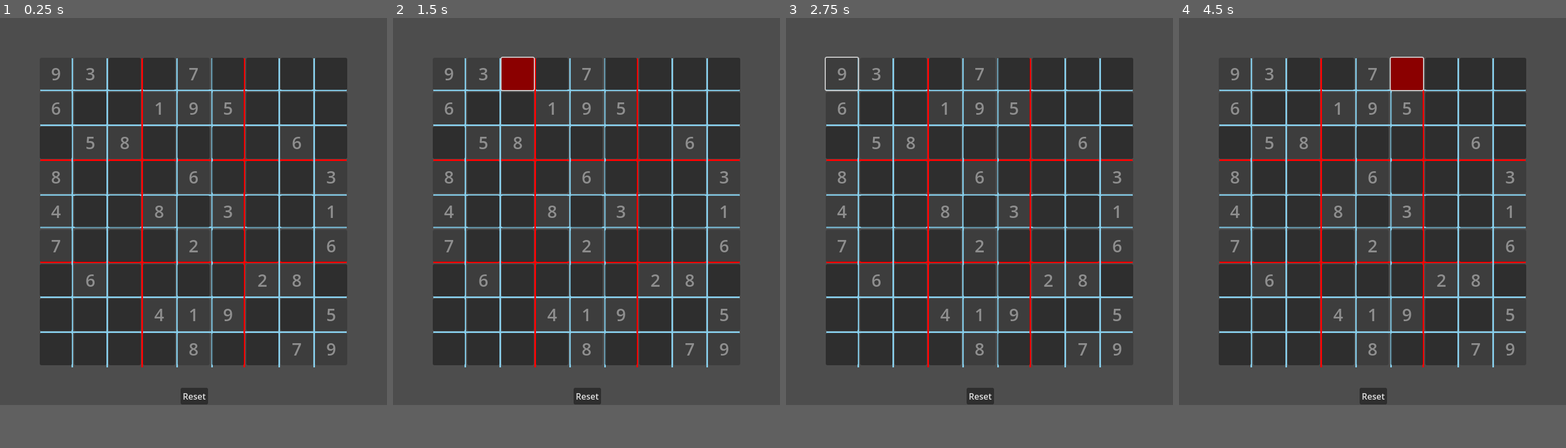
Above: before the commit, frames 1-4 (left to right).
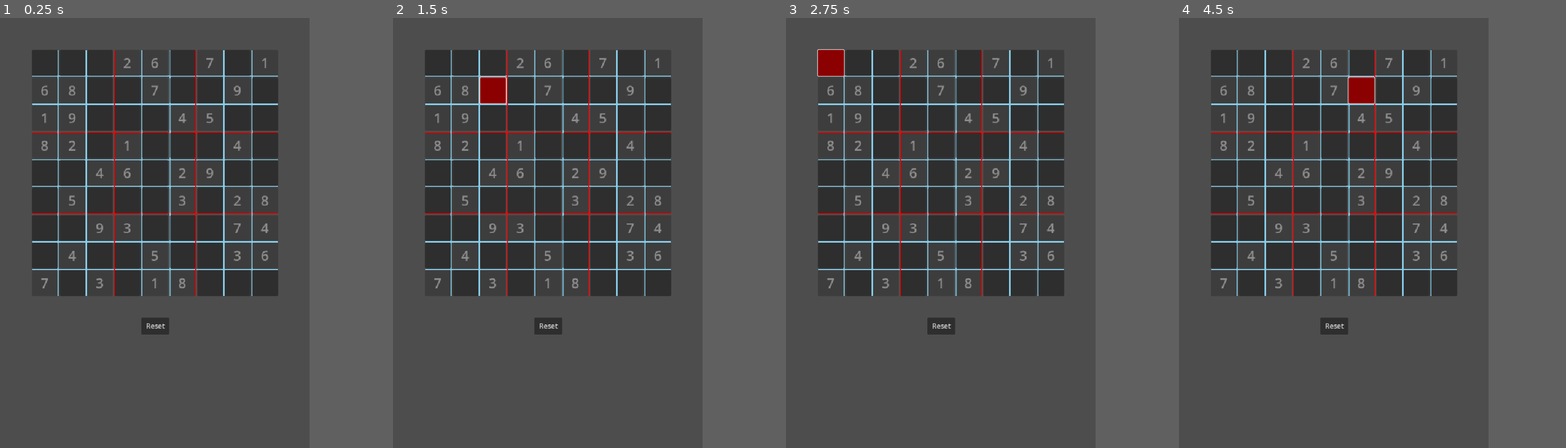
Above: after the commit, the same moments.

Repository: Ercan-Ozturk/sudokuapp
Game: Godot game, scene res://sudoku.tscn
The game is run twice, just before and just after one commit, with the same random seed, the same clock (stepped at 60 frames per second) and the same inputs.
Inputs (mouse positions are in pixels of both pictures, inside the frame that each line leads up to):
- Up to frame 1 (0.25 s): no input
- Up to frame 2 (1.5 s): click "Reset" at 0.5 s; click (516, 73) at 1.27 s
- Up to frame 3 (2.75 s): click (840, 56) at 2.02 s
- Up to frame 4 (4.5 s): click (1337, 73) at 2.77 s; click (1268, 56) at 3.52 s; click (1407, 73) at 4.27 s
In our replay, the window is 720x720 before the commit and 576x800 after it. These sizes can differ from the game's own. Grey fills any space a smaller window leaves; there, only what the larger window draws over its background counts as a difference.

The runs differ from the first frame. In frame 1, 24% of the frame differs, in the area x 8-90%, y 7-90%; in frame 2, 25%; in frame 3, 24%; in frame 4, 25%.

Commit message:
Small UI improvement, randomly chosen matrix and sudoku finish condition

Diff:
--- a/project.godot
+++ b/project.godot
@@ -18,8 +18,9 @@
 [display]
 
 window/size/viewport_width=720
-window/size/viewport_height=720
+window/size/viewport_height=1000
 window/stretch/mode="canvas_items"
+window/handheld/orientation=1
 
 [input]
 
--- a/sudoku.gd
+++ b/sudoku.gd
@@ -1,19 +1,11 @@
 extends Node2D
+
 @onready var grid:GridContainer = $GridContainer
 @onready var resetButton: Button = $Button
 var game_grid = []
+var sudokus_list = Sudokus.new().sudokus
+var matrix = sudokus_list.pick_random()
 
-var matrix = [
-	[9, 3, 0, 0, 7, 0, 0, 0, 0],
-	[6, 0, 0, 1, 9, 5, 0, 0, 0],
-	[0, 5, 8, 0, 0, 0, 0, 6, 0],
-	[8, 0, 0, 0, 6, 0, 0, 0, 3],
-	[4, 0, 0, 8, 0, 3, 0, 0, 1],
-	[7, 0, 0, 0, 2, 0, 0, 0, 6],
-	[0, 6, 0, 0, 0, 0, 2, 8, 0],
-	[0, 0, 0, 4, 1, 9, 0, 0, 5],
-	[0, 0, 0, 0, 8, 0, 0, 7, 9]
-]
 var selectedButton: Vector2i
 
 const SIZE = 9
@@ -21,6 +13,7 @@
 	resetButton.pressed.connect(_onResetGridButtonPressed)
 	populateGrid()
 	_draw()
+
 
 func createButton(val, isInit, pos:Vector2i):
 	if val == 0:
@@ -57,7 +50,7 @@
 				row.append(createButton(matrix[i][j], true, Vector2i(i, j)))
 		game_grid.append(row)
 
-func checkIfValid(row, col, num):
+func placeNumber(row, col, num):
 	for i in range(SIZE):
 		if matrix[i][col] == num:
 			return false
@@ -72,22 +65,21 @@
 			if matrix[i+s_row][j+s_col] == num:
 				return false
 	changeNumber(row, col, num)
+	isSudokuDone()
 	return true
+func isSudokuDone():
+	for i in range(SIZE):
+		for j in range(SIZE):
+			if matrix[i][j] == 0:
+				return
+	$Congrats.text = "Congrats"
+	print("Congrats!")
+
 func changeNumber(row, col, num):
 	game_grid[row][col].text = str(num)
 	matrix[row][col] = num
 func resetGrid():
-	matrix = [
-		[9, 3, 0, 0, 7, 0, 0, 0, 0],
-		[6, 0, 0, 1, 9, 5, 0, 0, 0],
-		[0, 5, 8, 0, 0, 0, 0, 6, 0],
-		[8, 0, 0, 0, 6, 0, 0, 0, 3],
-		[4, 0, 0, 8, 0, 3, 0, 0, 1],
-		[7, 0, 0, 0, 2, 0, 0, 0, 6],
-		[0, 6, 0, 0, 0, 0, 2, 8, 0],
-		[0, 0, 0, 4, 1, 9, 0, 0, 5],
-		[0, 0, 0, 0, 8, 0, 0, 7, 9]
-	]
+	matrix = sudokus_list.pick_random()
 	game_grid = []
 	var children = grid.get_children()
 	for c in children:
@@ -100,6 +92,7 @@
 	const START_X = 75
 	const END_X = 645
 	const START_Y = 65
+	const END_Y = 645
 	const OFFSET = 10
 	const BUTTON_SIZE = 60
 	const VERTICAL_START = 75
@@ -112,17 +105,17 @@
 	draw_line(Vector2(START_X, START_Y + BUTTON_SIZE*7 + OFFSET*3.5), Vector2(END_X, START_Y + BUTTON_SIZE*7 + OFFSET*3.5), Color.SKY_BLUE, 3.0)
 	draw_line(Vector2(START_X, START_Y + BUTTON_SIZE*8 + OFFSET*4), Vector2(END_X, START_Y + BUTTON_SIZE*8 + OFFSET*4), Color.SKY_BLUE, 3.0)
 
-	draw_line(Vector2(START_X + BUTTON_SIZE, VERTICAL_START), Vector2(START_X + BUTTON_SIZE, 650), Color.SKY_BLUE, 3.0)
-	draw_line(Vector2(START_X + BUTTON_SIZE*2 + OFFSET/2, VERTICAL_START), Vector2(START_X + BUTTON_SIZE*2 + OFFSET/2, 650), Color.SKY_BLUE, 3.0)
-	draw_line(Vector2(START_X + BUTTON_SIZE*3 + OFFSET, VERTICAL_START), Vector2(START_X + BUTTON_SIZE*3 + OFFSET, 650), Color.RED, 3.0)
-	draw_line(Vector2(START_X + BUTTON_SIZE*4 + OFFSET*1.5, VERTICAL_START), Vector2(START_X + BUTTON_SIZE*4 + OFFSET*1.5, 650), Color.SKY_BLUE, 3.0)
-	draw_line(Vector2(START_X + BUTTON_SIZE*5 + OFFSET*2, VERTICAL_START), Vector2(START_X + BUTTON_SIZE*5 + OFFSET*2, 650), Color.SKY_BLUE, 3.0)
-	draw_line(Vector2(START_X + BUTTON_SIZE*6 + OFFSET*2, VERTICAL_START), Vector2(START_X + BUTTON_SIZE*6 + OFFSET*2, 650), Color.RED, 3.0)
-	draw_line(Vector2(START_X + BUTTON_SIZE*7 + OFFSET*2.5, VERTICAL_START), Vector2(START_X + BUTTON_SIZE*7 + OFFSET*2.5, 650), Color.SKY_BLUE, 3.0)
-	draw_line(Vector2(START_X + BUTTON_SIZE*8 + OFFSET*3, VERTICAL_START), Vector2(START_X + BUTTON_SIZE*8 + OFFSET*3, 650), Color.SKY_BLUE, 3.0)
+	draw_line(Vector2(START_X + BUTTON_SIZE, VERTICAL_START), Vector2(START_X + BUTTON_SIZE, END_Y), Color.SKY_BLUE, 3.0)
+	draw_line(Vector2(START_X + BUTTON_SIZE*2 + OFFSET/2, VERTICAL_START), Vector2(START_X + BUTTON_SIZE*2 + OFFSET/2, END_Y), Color.SKY_BLUE, 3.0)
+	draw_line(Vector2(START_X + BUTTON_SIZE*3 + OFFSET, VERTICAL_START), Vector2(START_X + BUTTON_SIZE*3 + OFFSET, END_Y), Color.RED, 3.0)
+	draw_line(Vector2(START_X + BUTTON_SIZE*4 + OFFSET*1.5, VERTICAL_START), Vector2(START_X + BUTTON_SIZE*4 + OFFSET*1.5, END_Y), Color.SKY_BLUE, 3.0)
+	draw_line(Vector2(START_X + BUTTON_SIZE*5 + OFFSET*2, VERTICAL_START), Vector2(START_X + BUTTON_SIZE*5 + OFFSET*2, END_Y), Color.SKY_BLUE, 3.0)
+	draw_line(Vector2(START_X + BUTTON_SIZE*6 + OFFSET*2, VERTICAL_START), Vector2(START_X + BUTTON_SIZE*6 + OFFSET*2, END_Y), Color.RED, 3.0)
+	draw_line(Vector2(START_X + BUTTON_SIZE*7 + OFFSET*2.5, VERTICAL_START), Vector2(START_X + BUTTON_SIZE*7 + OFFSET*2.5, END_Y), Color.SKY_BLUE, 3.0)
+	draw_line(Vector2(START_X + BUTTON_SIZE*8 + OFFSET*3, VERTICAL_START), Vector2(START_X + BUTTON_SIZE*8 + OFFSET*3, END_Y), Color.SKY_BLUE, 3.0)
 func inputProcess(val):
 	if selectedButton:
-		if checkIfValid(selectedButton.x, selectedButton.y, val):
+		if placeNumber(selectedButton.x, selectedButton.y, val):
 			print("Valid")
 		else:
 			print("Invalid placement")
--- a/sudoku.tscn
+++ b/sudoku.tscn
@@ -22,10 +22,72 @@
 columns = 9
 
 [node name="Button" type="Button" parent="."]
-offset_left = 336.0
-offset_top = 688.0
-offset_right = 387.0
-offset_bottom = 719.0
+offset_left = 328.0
+offset_top = 696.0
+offset_right = 393.0
+offset_bottom = 736.0
 theme = SubResource("Theme_23bkm")
 text = "Reset
 "
+
+[node name="NumPad" type="GridContainer" parent="."]
+visible = false
+layout_direction = 2
+anchors_preset = 7
+anchor_left = 0.5
+anchor_top = 1.0
+anchor_right = 0.5
+anchor_bottom = 1.0
+offset_left = 328.0
+offset_top = 752.0
+offset_right = 390.0
+offset_bottom = 853.0
+grow_horizontal = 2
+grow_vertical = 0
+pivot_offset = Vector2(288, -104)
+columns = 3
+
+[node name="Button" type="Button" parent="NumPad"]
+layout_mode = 2
+text = "1"
+
+[node name="Button2" type="Button" parent="NumPad"]
+layout_mode = 2
+text = "1"
+
+[node name="Button3" type="Button" parent="NumPad"]
+layout_mode = 2
+text = "1"
+
+[node name="Button4" type="Button" parent="NumPad"]
+layout_mode = 2
+text = "1"
+
+[node name="Button5" type="Button" parent="NumPad"]
+layout_mode = 2
+text = "1"
+
+[node name="Button6" type="Button" parent="NumPad"]
+layout_mode = 2
+text = "1"
+
+[node name="Button7" type="Button" parent="NumPad"]
+layout_mode = 2
+text = "1"
+
+[node name="Button8" type="Button" parent="NumPad"]
+layout_mode = 2
+text = "1"
+
+[node name="Button9" type="Button" parent="NumPad"]
+layout_mode = 2
+text = "1"
+
+[node name="Congrats" type="RichTextLabel" parent="."]
+offset_left = 336.0
+offset_top = 648.0
+offset_right = 376.0
+offset_bottom = 688.0
+size_flags_horizontal = 3
+fit_content = true
+scroll_active = false
--- /dev/null
+++ b/sudoku_lists.gd
@@ -0,0 +1,29 @@
+extends Node
+class_name Sudokus
+
+var sudokus = [
+	[
+		[9, 3, 0, 0, 7, 0, 0, 0, 0],
+		[6, 0, 0, 1, 9, 5, 0, 0, 0],
+		[0, 5, 8, 0, 0, 0, 0, 6, 0],
+		[8, 0, 0, 0, 6, 0, 0, 0, 3],
+		[4, 0, 0, 8, 0, 3, 0, 0, 1],
+		[7, 0, 0, 0, 2, 0, 0, 0, 6],
+		[0, 6, 0, 0, 0, 0, 2, 8, 0],
+		[0, 0, 0, 4, 1, 9, 0, 0, 5],
+		[0, 0, 0, 0, 8, 0, 0, 7, 9]
+	],
+		[
+		[0, 0, 0, 2, 6, 0, 7, 0, 1],
+		[6, 8, 0, 0, 7, 0, 0, 9, 0],
+		[1, 9, 0, 0, 0, 4, 5, 0, 0],
+
+		[8, 2, 0, 1, 0, 0, 0, 4, 0],
+		[0, 0, 4, 6, 0, 2, 9, 0, 0],
+		[0, 5, 0, 0, 0, 3, 0, 2, 8],
+
+		[0, 0, 9, 3, 0, 0, 0, 7, 4],
+		[0, 4, 0, 0, 5, 0, 0, 3, 6],
+		[7, 0, 3, 0, 1, 8, 0, 0, 0]
+	],
+]
Not shown, added: sudoku_lists.gd.uid
